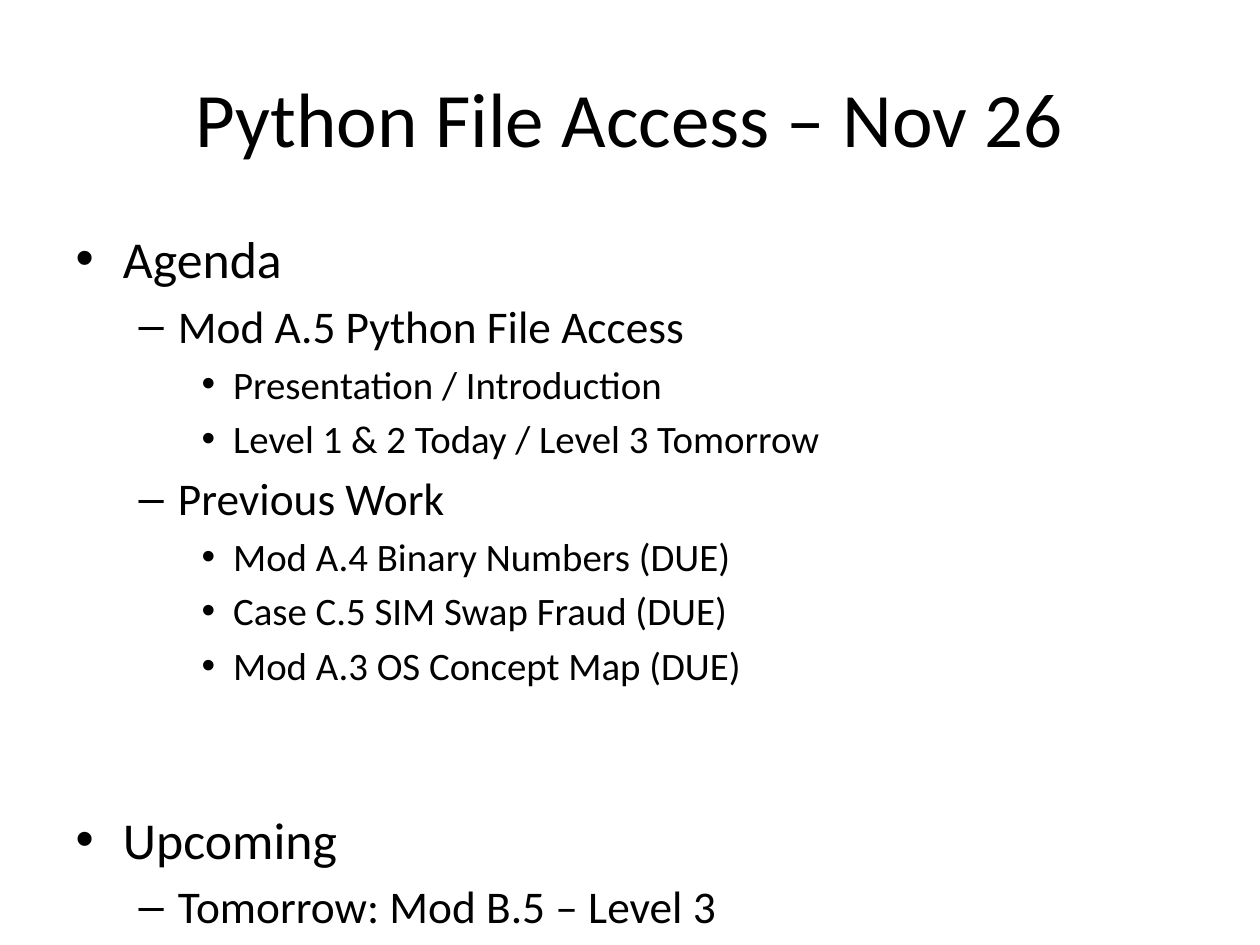
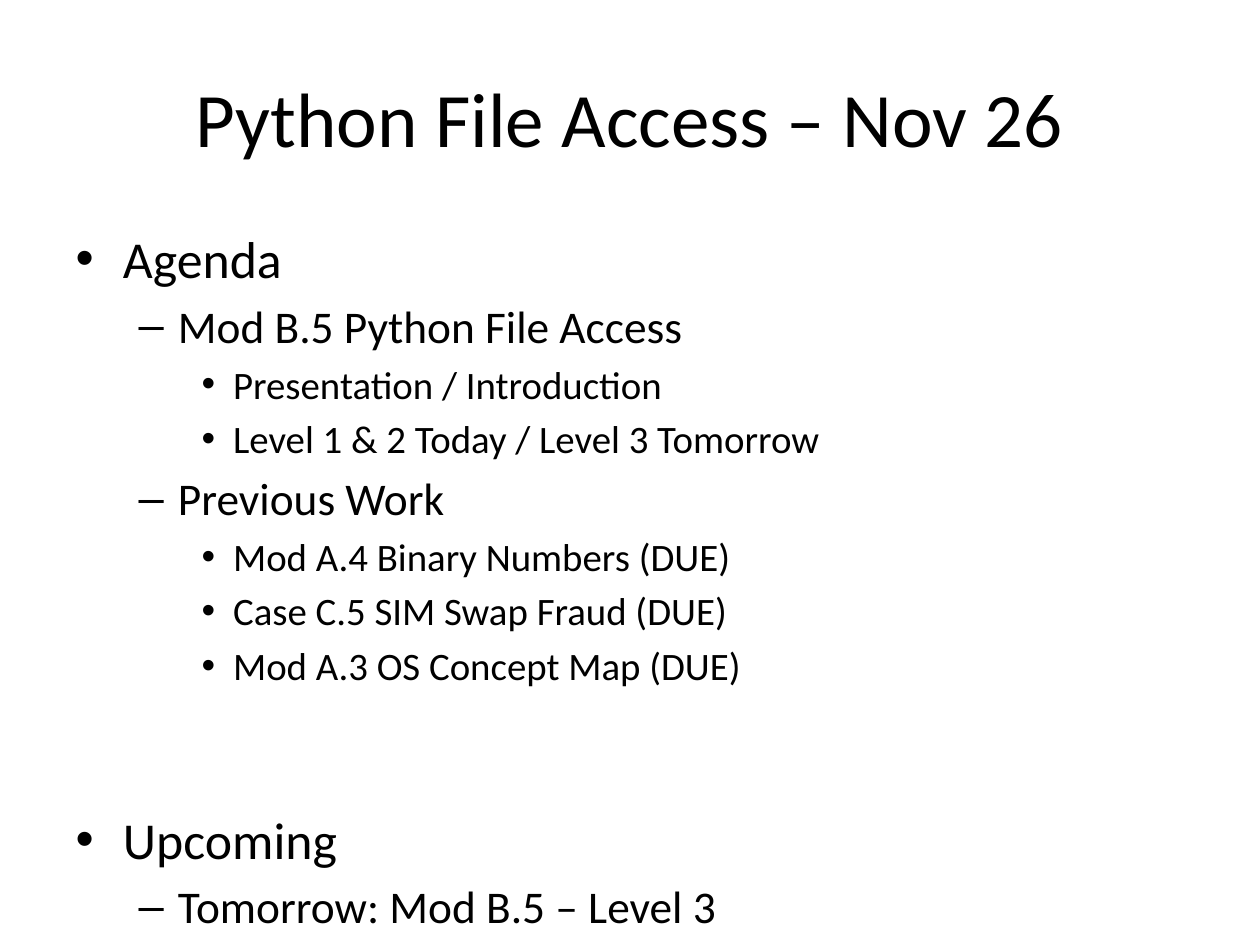
Before and after one commit to optimalcore/ICS2O0, a slide deck: slide 1 of Daily Agendas/Day13.1_PythonFileAccess.pptx. Drawn at 1260x945 pixels with LibreOffice and Linux fonts; fonts in the diff are those of the drawing. Boxes give left, top, right and bottom in pixels: in the first picture for what was removed or moved away, otherwise in the second. Text is boxed around its words. In the diff, an @@ line names an element or a change of style, - is before the commit and + after.

```diff
--- a/Daily Agendas/Day13.1_PythonFileAccess.pptx
+++ b/Daily Agendas/Day13.1_PythonFileAccess.pptx
@@ text at box(178, 311, 682, 351): text changed @@
-  – Mod A.5 Python File Access
+  – Mod B.5 Python File Access
```
Also in this commit, not shown: 4 other files.
